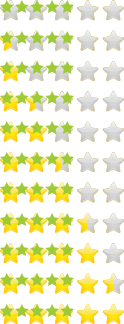
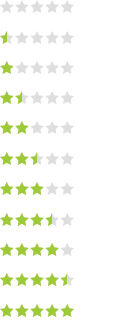
Revision of a layered 124 × 324 image; what changed, layer by layer:
added group "green" with 11 layers above "grey" over (0, 0, 74, 317)
moved "Shape 1 copy 10" (1st of 2, in "green") into group "green" over (0, 304, 74, 317)
moved "Shape 1 copy 9" (1st of 2, in "green") into group "green" over (0, 273, 74, 286)
moved "Shape 1 copy 8" (1st of 2, in "green") into group "green" over (0, 243, 74, 256)
moved "Shape 1 copy 7" (1st of 2, in "green") into group "green" over (0, 213, 74, 226)
moved "Shape 1 copy 6" (1st of 2, in "green") into group "green" over (0, 182, 74, 195)
moved "Shape 1 copy 5" (1st of 2, in "green") into group "green" over (0, 152, 74, 165)
moved "Shape 1 copy 4" (1st of 2, in "green") into group "green" over (0, 121, 74, 134)
moved "Shape 1 copy 3" (1st of 2, in "green") into group "green" over (0, 91, 74, 104)
moved "Shape 1 copy 2" (1st of 2, in "green") into group "green" over (0, 61, 74, 74)
moved "Shape 1 copy" (1st of 2, in "green") into group "green" over (0, 31, 74, 44)
moved "Shape 1" (1st of 2, in "green") into group "green" over (0, 0, 74, 13)
added group "grey" with 11 layers above "Layer 3" over (0, 0, 74, 317)
added layer "Shape 1 copy 10" (2nd of 2, in "grey") in group "grey" over (0, 304, 74, 317)
added layer "Shape 1 copy 9" (2nd of 2, in "grey") in group "grey" over (0, 273, 74, 286)
added layer "Shape 1 copy 8" (2nd of 2, in "grey") in group "grey" over (0, 243, 74, 256)
added layer "Shape 1 copy 7" (2nd of 2, in "grey") in group "grey" over (0, 213, 74, 226)
added layer "Shape 1 copy 6" (2nd of 2, in "grey") in group "grey" over (0, 182, 74, 195)
added layer "Shape 1 copy 5" (2nd of 2, in "grey") in group "grey" over (0, 152, 74, 165)
added layer "Shape 1 copy 4" (2nd of 2, in "grey") in group "grey" over (0, 121, 74, 134)
added layer "Shape 1 copy 3" (2nd of 2, in "grey") in group "grey" over (0, 91, 74, 104)
hid "Layer 1" over (0, 0, 124, 324)
…and 3 more changes (3 added)
